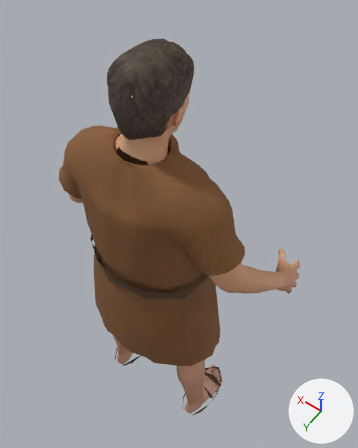
Before and after pictures for a commit that changed the glTF model prototype/assets/characters/frontier_civilian_man_1.glb.
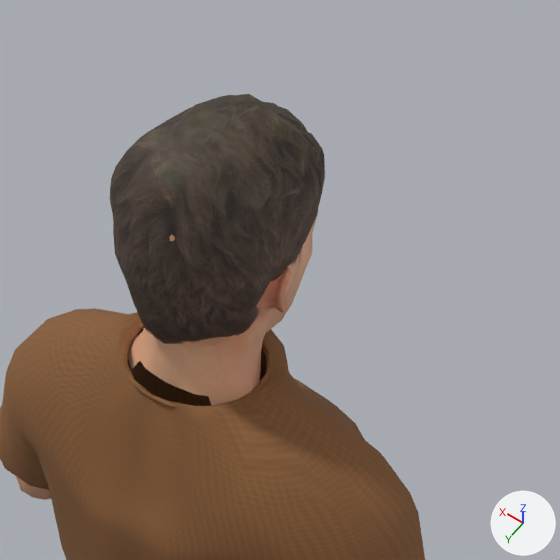
Each version is shown whole from a 50 mm lens placed at (-0.503, 0.555, 1.989), pointed at (0.027, -0.187, 0.823), then close up on the part from 17% to 81% of the width and 0% to 51% of the height. Arrows for +X, +Y and +Z are at lower right; the lights stay in place. The older version's two pictures come first. Vertices at exactly the same position are counted once.

The first close-up shows 'HeroBody', 'HeroCollarSeam', 'HeroHair', 'HeroTunic'.
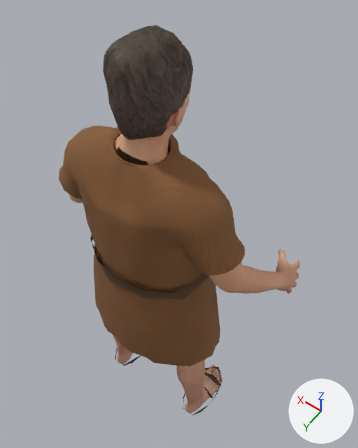
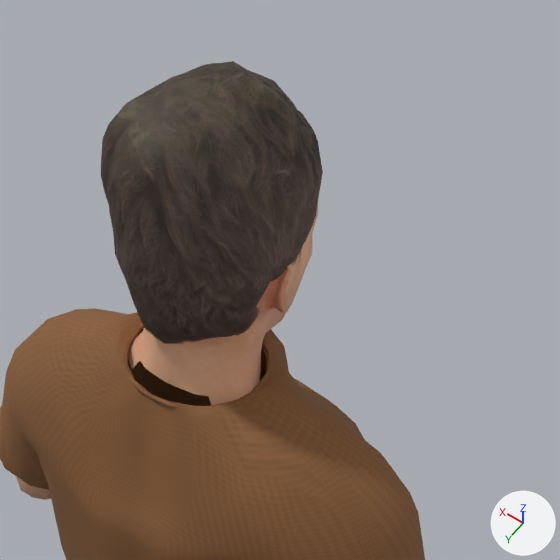
The newer file adds a shape key; the second version is drawn at full value of the shape key 'CastHair' of 'HeroHair', and the change is written as the vertex moves it makes.

Diff of the bpy script that builds the scene:
```diff
--- a/prototype/assets/characters/frontier_civilian_man_1.glb.py
+++ b/prototype/assets/characters/frontier_civilian_man_1.glb.py
@@ me_herohair @@
 # used by ob_herohair; location = (0.0, 0.0, 0.0)
-me_herohair.from_pydata(...)  # 453 vertices, 802 faces; spans x -0.077..0.072, y -0.156..0.033, z 1.319..1.488
+me_herohair.from_pydata(...)  # 453 vertices, 802 faces; spans x -0.077..0.077, y -0.157..0.033, z 1.319..1.505
+# me_herohair part 1: 202 of 453 vertices moved; they spanned x -0.077..0.072, y -0.156..0.029, z 1.415..1.488 and now span x -0.072..0.077, y -0.157..0.029, z 1.415..1.505; mean shift (0.012, -0.002, 0.012); largest move (-0.014, -0.12, 1.466) -> (0.004, -0.126, 1.483)
 me_herohair.materials.append(mat_herohair)
```

Changed parts and their boxes [x1, y1, x2, y2] in the close-ups (560 x 560 px; the box of a moved part takes in the faces that stretch with it):
'HeroHair', reshaped (13% taller)
    before: [110, 94, 325, 344]
    after: [101, 61, 323, 344]
part 1 of me_herohair, moved or reshaped
    before: [110, 94, 325, 256]
    after: [101, 61, 323, 256]
